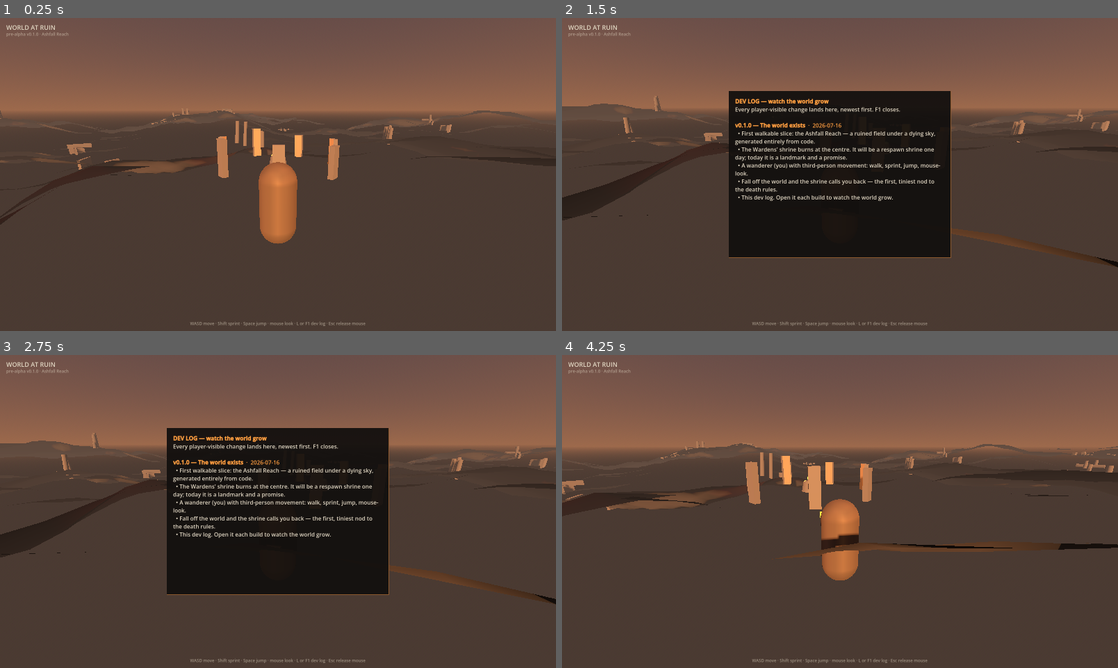
Above: before the commit, frames 1-4 (two rows, left to right).
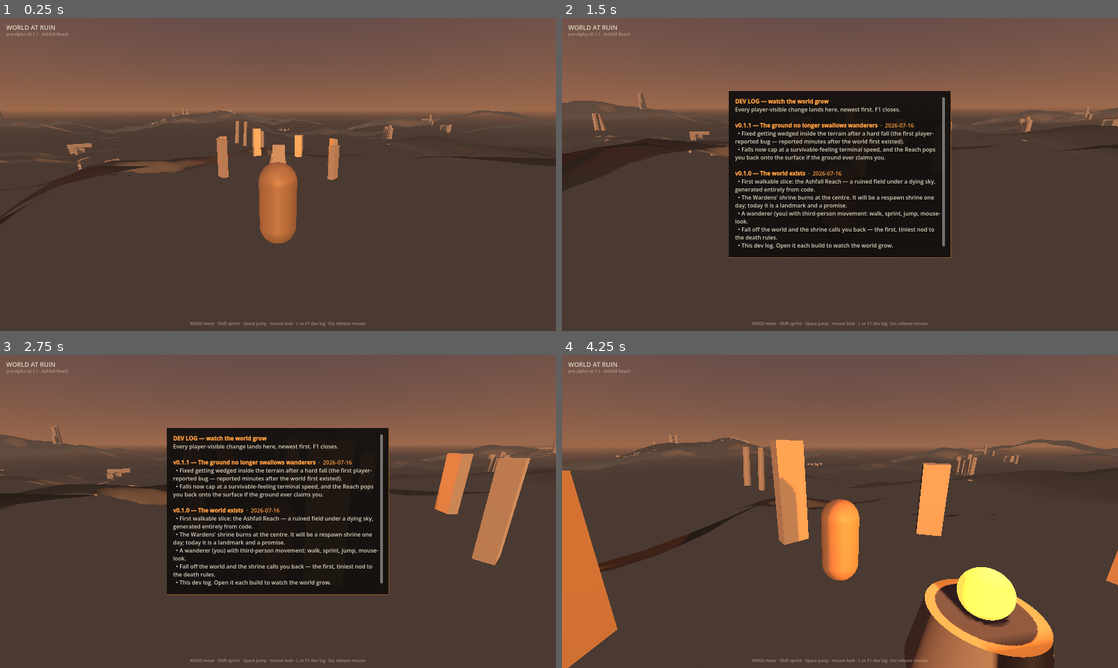
Above: after the commit, the same moments.

Repository: devantler-tech/world-at-ruin
Game: Godot game, scene res://scenes/main.tscn
The game is run twice, just before and just after one commit, with the same random seed, the same clock (stepped at 60 frames per second) and the same inputs.
Inputs (mouse positions are in pixels of both pictures, inside the frame that each line leads up to):
- Up to frame 1 (0.25 s): no input
- Up to frame 2 (1.5 s): move the mouse to (867, 174) at 0.52 s; hold Shift (sprint) 0.53-1.28 s; hold W (move_forward) from 0.53 s (still down); tap Space (jump) at 0.77 s; move the mouse to (812, 174) at 1.27 s; tap L at 1.35 s
- Up to frame 3 (2.75 s): keep holding W (move_forward); tap Space (jump) at 1.52 s; move the mouse to (289, 505) at 2.02 s; hold Shift (sprint) from 2.03 s (still down)
- Up to frame 4 (4.25 s): keep holding W (move_forward); move the mouse to (834, 517) at 2.77 s; release Shift (sprint) at 2.78 s; tap L at 2.85 s; tap Space (jump) at 3.02, 3.77 s; move the mouse to (878, 514) at 3.52 s; hold Shift (sprint) from 3.53 s (still down)

The runs differ from the first frame. In frame 1, less than 0.1% of the frame differs, in the area x 6-7%, y 4-6%; in frame 2, 6.6%; in frame 3, 9.4%; in frame 4, 18%, in the area x 0-100%, y 4-100%.

Commit message:
fix: wanderer no longer wedges inside the terrain after a hard fall (v0.1.1)
Falls are capped below the per-tick tunneling threshold, and an analytic
ground clamp self-heals any below-heightfield state. RED/GREEN-proven by the
new unstick regression test, now run in CI.

Co-Authored-By: Claude Fable 5 <noreply@anthropic.com>

Diff:
--- a/client/project.godot
+++ b/client/project.godot
@@ -12,7 +12,7 @@
 
 config/name="World at Ruin"
 config/description="A source-available, cloud-native MMORPG built almost entirely by agents. Pre-alpha."
-config/version="0.1.0"
+config/version="0.1.1"
 run/main_scene="res://scenes/main.tscn"
 config/features=PackedStringArray("4.7")
 config/icon="res://icon.svg"
--- a/client/scripts/devlog.gd
+++ b/client/scripts/devlog.gd
@@ -5,11 +5,20 @@
 ## development progress by playing. Every change that a player could notice
 ## gets an entry here, newest first — open it in-game with F1.
 
-const VERSION := "0.1.0"
+const VERSION := "0.1.1"
 const CODENAME := "Ashfall Reach"
 
 ## Newest first. Keys: version, date, title, notes (Array[String]).
 const ENTRIES: Array[Dictionary] = [
+	{
+		"version": "0.1.1",
+		"date": "2026-07-16",
+		"title": "The ground no longer swallows wanderers",
+		"notes": [
+			"Fixed getting wedged inside the terrain after a hard fall (the first player-reported bug — reported minutes after the world first existed).",
+			"Falls now cap at a survivable-feeling terminal speed, and the Reach pops you back onto the surface if the ground ever claims you.",
+		],
+	},
 	{
 		"version": "0.1.0",
 		"date": "2026-07-16",
--- a/client/scripts/main.gd
+++ b/client/scripts/main.gd
@@ -23,6 +23,7 @@
 	var spawn := Vector3(11.0, world.height_at(11.0, 14.0) + 1.2, 14.0)
 	player.spawn_point = spawn
 	player.position = spawn
+	player.ground_height_provider = world.height_at
 	add_child(player)
 	player.face_toward(Vector3.ZERO)
 
--- a/client/scripts/player.gd
+++ b/client/scripts/player.gd
@@ -13,12 +13,20 @@
 const AIR_CONTROL := 0.25
 const JUMP_VELOCITY := 7.2
 const GRAVITY := 19.6
+## Terminal velocity, kept under capsule_radius (0.4 m) × physics rate (60 Hz)
+## so a falling capsule can never advance a full radius in one tick and tunnel
+## into the terrain trimesh.
+const MAX_FALL_SPEED := 20.0
 const MOUSE_SENS := 0.0028
 const PITCH_MIN := -1.1
 const PITCH_MAX := 0.5
 const FALL_LIMIT_Y := -40.0
 
 var spawn_point := Vector3.ZERO
+## Analytic terrain height lookup (set by main.gd to WorldGen.height_at). The
+## terrain is a pure heightfield, so a body below it is always an invalid
+## physics state — used to self-heal embedding/tunneling instead of wedging.
+var ground_height_provider: Callable
 ## Emitted when the world reclaims the wanderer (for HUD flavour text).
 signal respawned
 
@@ -121,7 +129,7 @@
 
 func _physics_process(delta: float) -> void:
 	if not is_on_floor():
-		velocity.y -= GRAVITY * delta
+		velocity.y = maxf(velocity.y - GRAVITY * delta, -MAX_FALL_SPEED)
 	elif Input.is_action_just_pressed("jump"):
 		velocity.y = JUMP_VELOCITY
 
@@ -149,8 +157,21 @@
 	# Sprint widens the view slightly.
 	_camera.fov = lerpf(_camera.fov, 78.0 if sprinting else 70.0, 6.0 * delta)
 
+	_unstick_from_ground()
+
 	if global_position.y < FALL_LIMIT_Y:
 		respawn()
+
+## Self-heal terrain embedding: the body origin sits at the capsule's base, so
+## an origin meaningfully below the analytic terrain height means the capsule
+## is inside the ground (tunneled or wedged) — pop it back onto the surface.
+func _unstick_from_ground() -> void:
+	if not ground_height_provider.is_valid():
+		return
+	var ground: float = ground_height_provider.call(global_position.x, global_position.z)
+	if global_position.y < ground - 0.2:
+		global_position.y = ground + 0.3
+		velocity.y = 0.0
 
 func respawn() -> void:
 	global_position = spawn_point
--- /dev/null
+++ b/client/tests/unstick_test.gd
@@ -0,0 +1,43 @@
+extends Node
+## Regression test for the first player-reported bug: after a hard fall the
+## wanderer could tunnel into the terrain trimesh and wedge there, unable to
+## move. The fix is an analytic ground clamp (the terrain is a pure
+## heightfield, so below-ground is always invalid). This test buries the
+## wanderer and asserts the clamp returns him to the surface within ticks.
+##
+## Run: godot --headless --path client res://tests/unstick_test.tscn
+
+const BURY_TICK := 20
+const ASSERT_TICK := 40
+const BURY_AT := Vector2(30.0, 30.0)
+
+var _ticks := 0
+var _main: Node
+
+func _ready() -> void:
+	_main = (load("res://scenes/main.tscn") as PackedScene).instantiate()
+	add_child(_main)
+
+func _physics_process(_delta: float) -> void:
+	_ticks += 1
+	var player := _main.get_node_or_null("Wanderer") as Player
+	var world := _main.get_node_or_null("World") as WorldGen
+	if player == null or world == null:
+		if _ticks > 10:
+			_fail("main scene did not build a Wanderer and World")
+		return
+	if _ticks == BURY_TICK:
+		var ground := world.height_at(BURY_AT.x, BURY_AT.y)
+		player.global_position = Vector3(BURY_AT.x, ground - 2.0, BURY_AT.y)
+		player.velocity = Vector3.ZERO
+	elif _ticks == ASSERT_TICK:
+		var ground := world.height_at(player.global_position.x, player.global_position.z)
+		if player.global_position.y >= ground - 0.2:
+			print("UNSTICK-TEST PASS (y=%.2f ground=%.2f)" % [player.global_position.y, ground])
+			get_tree().quit(0)
+		else:
+			_fail("wanderer still buried: y=%.2f ground=%.2f" % [player.global_position.y, ground])
+
+func _fail(message: String) -> void:
+	push_error("UNSTICK-TEST FAIL: " + message)
+	get_tree().quit(1)
--- /dev/null
+++ b/client/tests/unstick_test.tscn
@@ -0,0 +1,6 @@
+[gd_scene load_steps=2 format=3]
+
+[ext_resource type="Script" path="res://tests/unstick_test.gd" id="1_test"]
+
+[node name="UnstickTest" type="Node"]
+script = ExtResource("1_test")
Not shown, changed: .github/workflows/ci.yaml
